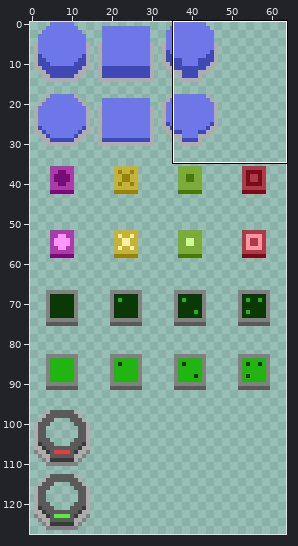
Sprite sheet, stored at textures/ioelements.png. Above: a wide view before the commit, with the close-up outlined.
Close-up. Old version:
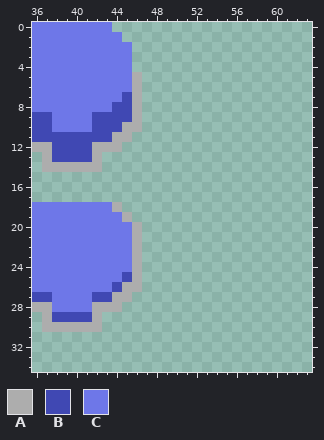
The file is 64x128 pixels. Colours within 5 levels of each other are drawn and written as one. Shown: x 36..63, y 0..34.
Palette (. is transparent): A #adadad  B #4048b3  C #6e77e8
Pixels before, first column x 36:
 0 CCCCCCCC...
 1 CCCCCCCCC..
 2 CCCCCCCCCC.
 3 CCCCCCCCCC.
 4 CCCCCCCCCC.
 5 CCCCCCCCCCA
 6 CCCCCCCCCCA
 7 CCCCCCCCCBA
 8 CCCCCCCCBBA
 9 BBCCCCBBBBA
10 BBCCCCBBBAA
11 BBBBBBBBAA.
12 AABBBBAAA..
13 .ABBBBA....
14 .AAAAAA....
15 ...........
16 ...........
17 ...........
18 CCCCCCCCA..
19 CCCCCCCCCA.
20 CCCCCCCCCCA
21 CCCCCCCCCCA
22 CCCCCCCCCCA
23 CCCCCCCCCCA
24 CCCCCCCCCCA
25 CCCCCCCCCBA
26 CCCCCCCCBAA
27 BBCCCCBBAA.
28 AACCCCAAA..
29 .ABBBBA....
30 .AAAAAA....
And afterwards:
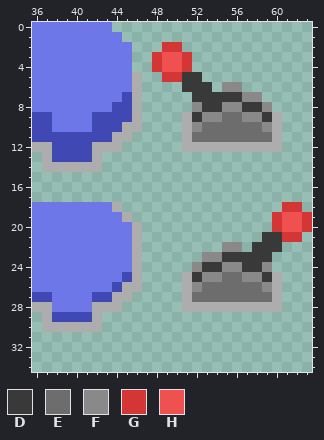
Colours new in this view: D #393939  E #6d6d6d  F #898989  G #d43535  H #ef5151
Changes in this commit:
y 2: x 49..50 .. -> GG
y 3..4: x 48..51 .... -> GHHG
y 5: x 49..52 .... -> GGDD
y 6: x 51..53 ... -> DDD; x 55..56 .. -> FF
y 7: x 52..58 ....... -> DDDDDFF
y 8: x 52..59 ........ -> FDDFFDDF
y 9: x 51..60 .......... -> ADFFEEFFDA
y 10: x 51..60 .......... -> AFEEEEEEFA
y 11: x 51..60 .......... -> AEEEEEEEEA
y 12: x 51..60 .......... -> AAAAAAAAAA
y 18: x 61..62 .. -> GG
y 19..20: x 60..63 .... -> GHHG
y 21: x 59..62 .... -> DDGG
y 22: x 55..56 .. -> FF; x 58..60 ... -> DDD
y 23: x 53..59 ....... -> FFDDDDD
y 24: x 52..59 ........ -> FDDFFDDF
y 25: x 51..60 .......... -> ADFFEEFFDA
y 26: x 51..60 .......... -> AFEEEEEEFA
y 27: x 51..60 .......... -> AEEEEEEEEA
y 28: x 51..60 .......... -> AAAAAAAAAA
Where, in picture pixels (left, top, right, bottom), the same in both close-ups:
added: (152, 42, 282, 152)
added: (182, 202, 312, 312)
